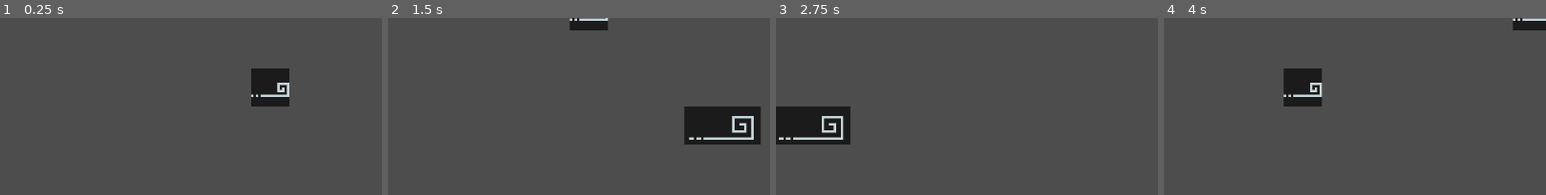
Above: before the commit, frames 1-4 (left to right).
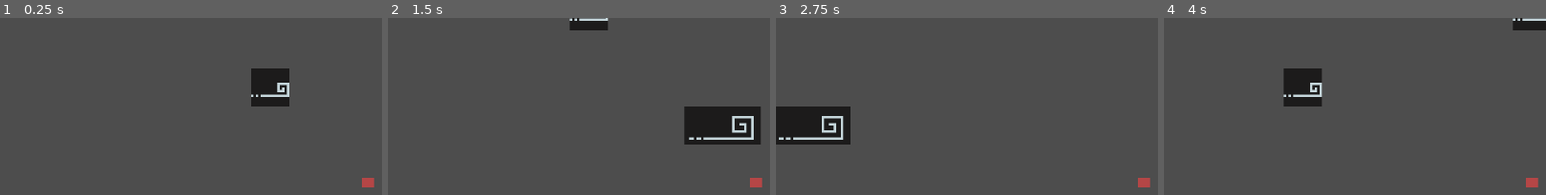
Above: after the commit, the same moments.

Repository: tharle/godot_infinity_run
Game: Godot game, scene res://Scenes/gym_walk.tscn
The game is run twice, just before and just after one commit, with the same random seed, the same clock (stepped at 60 frames per second) and the same inputs.
Inputs:
- Up to frame 1 (0.25 s): no input
- Up to frame 2 (1.5 s): hold Right (right) from 0.53 s (still down); tap Delete (ui_text_delete) at 0.6, 1.35 s; tap Space (jump) at 0.77 s
- Up to frame 3 (2.75 s): tap Space (jump) at 1.52 s; release Right (right) at 2.03 s; hold Left (left) from 2.03 s (still down); tap Delete (ui_text_delete) at 2.1 s
- Up to frame 4 (4 s): release Left (left) at 2.78 s; hold Right (right) from 2.78 s (still down); tap Delete (ui_text_delete) at 2.85, 3.6 s; tap Space (jump) at 3.02, 3.77 s
The pictures show only the part of the screen within x 45-95%, y 20-70%; the shares and areas given below are measured in that part.

The runs differ from the first frame. In frame 1, 0.2% of the frame differs, in the area x 94-98%, y 90-96%; in frame 2, 0.2%; in frame 3, 0.2%; in frame 4, 0.2%.

Commit message:
add spawner enemy

Diff:
--- /dev/null
+++ b/Prefabs/Enemy.tscn
@@ -0,0 +1,56 @@
+[gd_scene load_steps=9 format=3 uid="uid://caqngvw1f7q8b"]
+
+[ext_resource type="Texture2D" uid="uid://den13t64wlv7x" path="res://Spites/Retro-Lines-16x16/Expanded-Retro-Lines-Enemies-transparent.png" id="1_8k53p"]
+
+[sub_resource type="PhysicsMaterial" id="PhysicsMaterial_n345m"]
+
+[sub_resource type="RectangleShape2D" id="RectangleShape2D_8k53p"]
+size = Vector2(16, 16)
+
+[sub_resource type="AtlasTexture" id="AtlasTexture_gti1y"]
+atlas = ExtResource("1_8k53p")
+region = Rect2(48, 80, 16, 16)
+
+[sub_resource type="AtlasTexture" id="AtlasTexture_yfbri"]
+atlas = ExtResource("1_8k53p")
+region = Rect2(64, 80, 16, 16)
+
+[sub_resource type="AtlasTexture" id="AtlasTexture_bftkq"]
+atlas = ExtResource("1_8k53p")
+region = Rect2(80, 80, 16, 16)
+
+[sub_resource type="AtlasTexture" id="AtlasTexture_4fqf7"]
+atlas = ExtResource("1_8k53p")
+region = Rect2(96, 80, 16, 16)
+
+[sub_resource type="SpriteFrames" id="SpriteFrames_m1gwc"]
+animations = [{
+"frames": [{
+"duration": 1.0,
+"texture": SubResource("AtlasTexture_gti1y")
+}, {
+"duration": 1.0,
+"texture": SubResource("AtlasTexture_yfbri")
+}, {
+"duration": 1.0,
+"texture": SubResource("AtlasTexture_bftkq")
+}, {
+"duration": 1.0,
+"texture": SubResource("AtlasTexture_4fqf7")
+}],
+"loop": true,
+"name": &"Snake",
+"speed": 8.0
+}]
+
+[node name="Enemy" type="StaticBody2D"]
+physics_material_override = SubResource("PhysicsMaterial_n345m")
+
+[node name="CollisionShape2D" type="CollisionShape2D" parent="."]
+shape = SubResource("RectangleShape2D_8k53p")
+
+[node name="AnimatedSprite2D" type="AnimatedSprite2D" parent="."]
+sprite_frames = SubResource("SpriteFrames_m1gwc")
+animation = &"Snake"
+autoplay = "Snake"
+frame_progress = 0.753358
--- /dev/null
+++ b/Prefabs/EnemySpawner.tscn
@@ -0,0 +1,6 @@
+[gd_scene load_steps=2 format=3 uid="uid://cmm51no40o76q"]
+
+[ext_resource type="Script" uid="uid://qxk0ujkvg43" path="res://Scripts/EnemySpawner.gd" id="1_gccpw"]
+
+[node name="EnemySpawner" type="Node2D"]
+script = ExtResource("1_gccpw")
--- a/Scenes/gym_walk.tscn
+++ b/Scenes/gym_walk.tscn
@@ -1,8 +1,14 @@
-[gd_scene load_steps=4 format=3 uid="uid://c78wrtcvgqwv6"]
+[gd_scene load_steps=7 format=3 uid="uid://c78wrtcvgqwv6"]
 
 [ext_resource type="Script" uid="uid://ibxf01wvgsw3" path="res://Scripts/CameraFollow.gd" id="2_kxs73"]
+[ext_resource type="Script" uid="uid://qxk0ujkvg43" path="res://Scripts/EnemySpawner.gd" id="4_dquwf"]
 [ext_resource type="PackedScene" uid="uid://boj5s3rdhy5f7" path="res://Prefabs/player.tscn" id="4_hy3xp"]
 [ext_resource type="PackedScene" uid="uid://dgmsotn3d014m" path="res://Prefabs/Platforms/platform_spawner.tscn" id="4_kxs73"]
+[ext_resource type="Texture2D" uid="uid://den13t64wlv7x" path="res://Spites/Retro-Lines-16x16/Expanded-Retro-Lines-Enemies-transparent.png" id="4_pa16s"]
+
+[sub_resource type="AtlasTexture" id="AtlasTexture_hy3xp"]
+atlas = ExtResource("4_pa16s")
+region = Rect2(193, 278.188, 5.42117, 4.91556)
 
 [node name="World" type="Node2D"]
 
@@ -15,5 +21,13 @@
 
 [node name="PlatformSpawner" parent="." instance=ExtResource("4_kxs73")]
 
+[node name="EnemySpawnerGround" type="Node2D" parent="." node_paths=PackedStringArray("to_follow")]
+position = Vector2(296, 64)
+script = ExtResource("4_dquwf")
+to_follow = NodePath("../Player")
+
+[node name="Sprite2D" type="Sprite2D" parent="EnemySpawnerGround"]
+texture = SubResource("AtlasTexture_hy3xp")
+
 [node name="Player" parent="." instance=ExtResource("4_hy3xp")]
 position = Vector2(32, 64)
--- /dev/null
+++ b/Scripts/EnemySpawner.gd
@@ -0,0 +1,58 @@
+class_name EnemySpawner
+extends Singleton2D
+
+var _height_fly: float
+var _height_ground: float
+
+var _enemy_prefab: PackedScene
+
+var _buffer: Array
+@export var max_buffer: int = 6
+@export var ground_enemy: bool = true
+
+@export var delay: float = 3.0
+var _time_passed: float = 0.0
+
+@export var to_follow: Node2D
+var _diff_position: Vector2
+
+func _ready() -> void:
+	_enemy_prefab = preload("res://Prefabs/Enemy.tscn")
+	_diff_position = global_position - to_follow.global_position
+
+func _process(delta: float) -> void:
+	_time_passed += delta
+	if _time_passed >= delay :
+		_time_passed -= delay
+		_spawn()
+
+	_follow()
+
+	if Input.is_action_just_pressed("ui_text_delete"):
+		_spawn()
+
+func _follow() -> void:
+	position.x = to_follow.global_position.x + _diff_position.x
+
+func _spawn() -> void:
+	var enemy_instance: Node2D = _instantiate_enemy()
+	get_parent().add_child(enemy_instance)
+
+	print("Enemy spawner: "+enemy_instance.name)
+	_add_and_remove_enemy(enemy_instance)
+
+func _instantiate_enemy() -> Node2D:
+	#TODO Get Random Enemy (verify if ground or fly enemy)
+	var enemy_instance: Node2D = _enemy_prefab.instantiate()
+
+	return enemy_instance
+
+func _add_and_remove_enemy(enemy_instance: Node2D) -> void:
+
+	if _buffer.size() >= max_buffer:
+		var enemy_oldest: Node2D = _buffer.pop_front()
+		remove_child(enemy_oldest)
+		print("Removing enemy: "+enemy_oldest.name)
+		enemy_oldest.free()
+
+	_buffer.push_back(enemy_instance)
Not shown, added: Scripts/EnemySpawner.gd.uid
